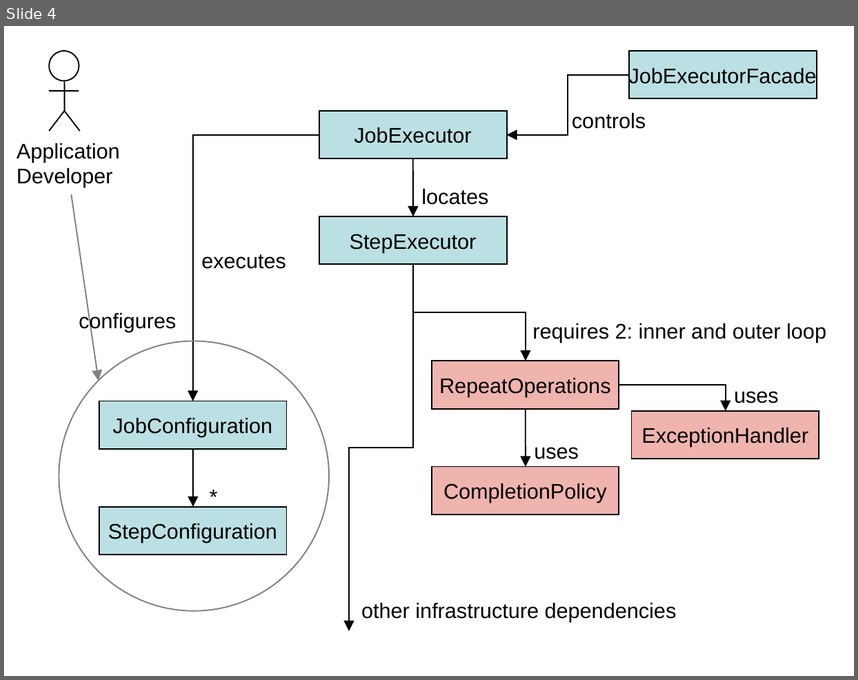
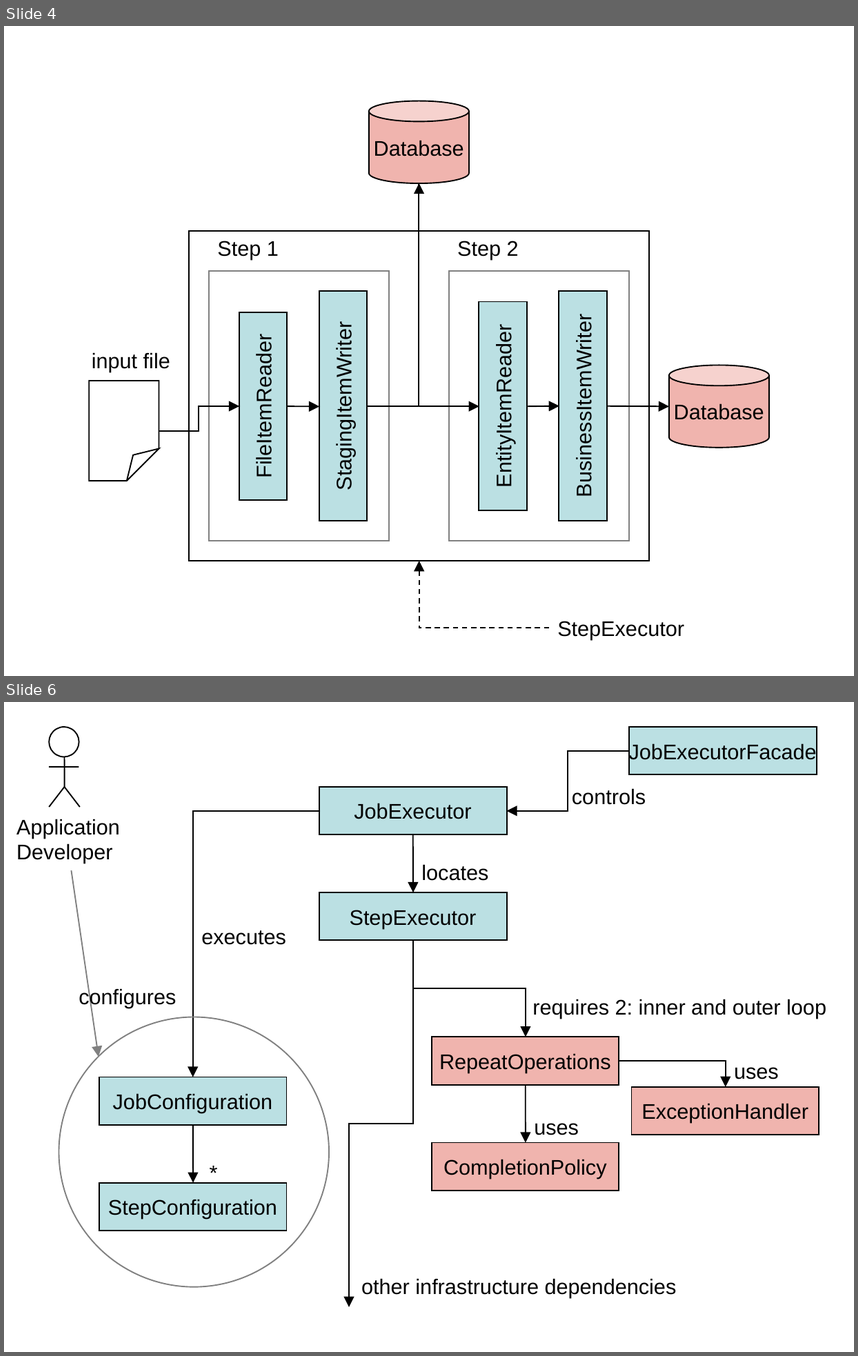
Before and after one commit to spring-projects/spring-batch, a slide deck: src/site/ppt/Figures.ppt. Shown one above the other, each under a label of ours: slide 4 before the commit, slides 4 and 6 after it; the slides between them are not shown. The pictures are 858x680 and 858x1356 pixels, drawn with LibreOffice and Linux fonts; fonts in the diff are those of the drawing. Boxes give left, top, right and bottom in pixels: in the first picture for what was removed or moved away, otherwise in the second. Text is boxed around its words. In the diff, an @@ line names an element or a change of style, - is before the commit and + after.

```diff
--- a/src/site/ppt/Figures.ppt
+++ b/src/site/ppt/Figures.ppt
@@ slide 4 added at [4, 26, 854, 676], background #FFFFFF @@
@@ cylinder added at [369, 101, 469, 183], fill #F0B4AE, outline #000000 0.74 pt, 12 pt, text #000000 @@
+Database
@@ elbow arrow added from (368, 407) to (419, 183), #000000 0.74 pt @@
@@ elbow arrow added from (419, 183) to (479, 407), #000000 0.74 pt @@
@@ rectangle added at [190, 230, 650, 561], outline #000000 0.74 pt @@
@@ text added at [217, 241, 279, 260], 12 pt, text #000000 @@
+Step 1
@@ text added at [457, 241, 519, 260], 12 pt, text #000000 @@
+Step 2
@@ rectangle added at [208, 271, 389, 542], outline #808080 0.74 pt @@
@@ rectangle added at [449, 271, 629, 541], outline #808080 0.74 pt @@
@@ rectangle added at [319, 291, 367, 521], fill #BBE0E3, outline #000000 0.74 pt, 12 pt, text #000000 @@
+StagingItemWriter
@@ rectangle added at [559, 291, 607, 521], fill #BBE0E3, outline #000000 0.74 pt, 12 pt, text #000000 @@
+BusinessItemWriter
@@ rectangle added at [239, 312, 288, 500], fill #BBE0E3, outline #000000 0.74 pt, 12 pt, text #000000 @@
+FileItemReader
@@ rectangle added at [479, 302, 528, 510], fill #BBE0E3, outline #000000 0.74 pt, 12 pt, text #000000 @@
+EntityItemReader
@@ text added at [92, 352, 170, 372], 12 pt, text #000000 @@
+input file
@@ cylinder added at [670, 365, 770, 448], fill #F0B4AE, outline #000000 0.74 pt, 12 pt, text #000000 @@
+Database
@@ folded corner added at [89, 381, 159, 481], outline #000000 0.74 pt @@
@@ elbow arrow added from (159, 431) to (239, 406), #000000 0.74 pt @@
@@ arrow added from (288, 406) to (319, 407), #000000 0.74 pt @@
@@ arrow added from (528, 406) to (559, 406), #000000 0.74 pt @@
@@ arrow added from (608, 406) to (670, 407), #000000 0.74 pt @@
@@ elbow arrow added from (549, 628) to (419, 561), #000000 0.74 pt dashed @@
@@ text added at [557, 621, 684, 640], 12 pt, text #000000 @@
+StepExecutor
@@ what was slide 4 is now slide 6 @@
```
Also in this commit, not shown: 3 slides changed, 2 other slides added, 26 other files.
